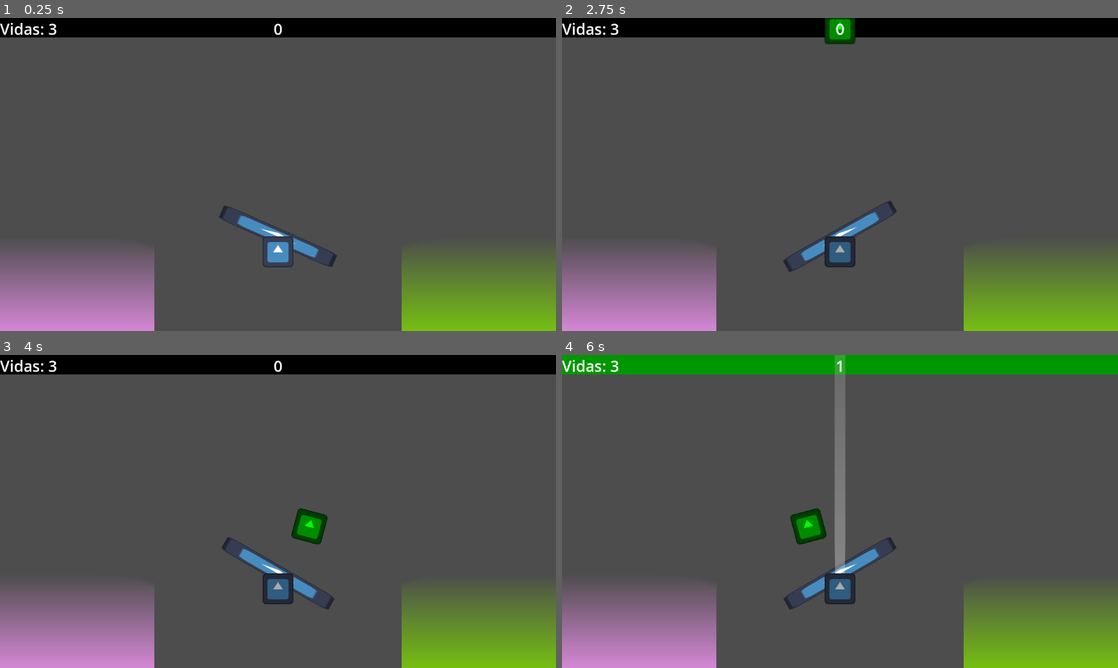
Above: before the commit, frames 1-4 (two rows, left to right).
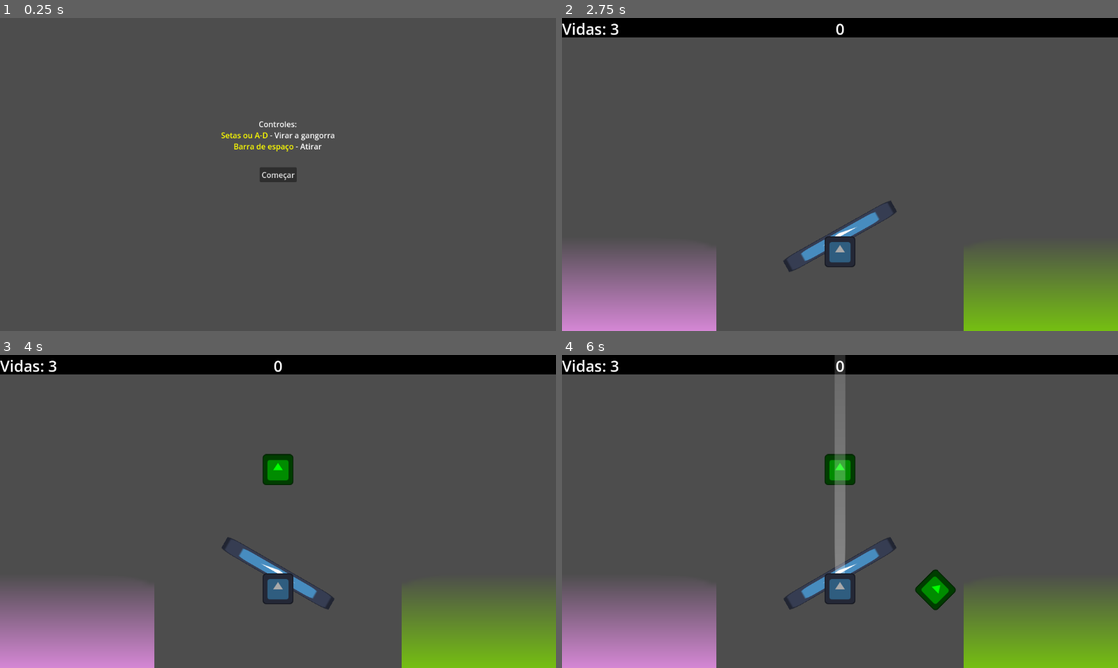
Above: after the commit, the same moments.

Repository: KettLovahr/RodizioKett
Game: Godot game, scene res://Scenes/main_menu.tscn
Two runs of this game, one before a commit and one after it. Both use one fixed random seed, a clock stepped at 60 frames per second and the inputs below. Before the commit the project starts from res://Scenes/main_scene.tscn. The engine's default icon, where the game draws it, is replaced by a stand-in: a white triangle on a blue panel in a dark square.
Inputs (mouse positions are in pixels of both pictures, inside the frame that each line leads up to):
- Up to frame 1 (0.25 s): no input
- Up to frame 2 (2.75 s): click (840, 174) at 0.5 s, where only the run after the commit has a clickable "Começar"; hold D (move_right) 1.28-2.03 s; tap Space (move_shoot) at 1.35, 2.1 s; tap Enter at 2 s; hold A (move_left) from 2.03 s (still down)
- Up to frame 3 (4 s): release A (move_left) at 2.78 s; hold D (move_right) from 2.78 s (still down); tap Space (move_shoot) at 2.85, 3.6 s
- Up to frame 4 (6 s): release D (move_right) at 4.28 s; hold A (move_left) from 4.28 s (still down); tap Space (move_shoot) at 4.35, 5.1, 5.85 s

The runs differ from the first frame. In frame 1, 21% of the frame differs, in the area x 0-100%, y 0-100%; in frame 2, 0.4%; in frame 3, 1.1%; in frame 4, 7.8%.

Commit message:
Main menu

Diff:
--- /dev/null
+++ b/Scenes/main_menu.gd
@@ -0,0 +1,5 @@
+extends Control
+
+
+func _on_button_pressed() -> void:
+	get_tree().change_scene_to_file("res://Scenes/main_scene.tscn")
--- /dev/null
+++ b/Scenes/main_menu.tscn
@@ -0,0 +1,48 @@
+[gd_scene load_steps=2 format=3 uid="uid://bsjm3ba23hdif"]
+
+[ext_resource type="Script" uid="uid://c7w00a0w33k5j" path="res://Scenes/main_menu.gd" id="1_28flt"]
+
+[node name="MainMenu" type="Control"]
+layout_mode = 3
+anchors_preset = 15
+anchor_right = 1.0
+anchor_bottom = 1.0
+grow_horizontal = 2
+grow_vertical = 2
+script = ExtResource("1_28flt")
+
+[node name="ControlInstructions" type="RichTextLabel" parent="."]
+layout_mode = 1
+anchors_preset = 8
+anchor_left = 0.5
+anchor_top = 0.5
+anchor_right = 0.5
+anchor_bottom = 0.5
+offset_left = -120.0
+offset_top = -116.0
+offset_right = 120.0
+offset_bottom = -28.0
+grow_horizontal = 2
+grow_vertical = 2
+bbcode_enabled = true
+text = "Controles:
+[color=yellow]Setas ou A-D[/color] - Virar a gangorra
+[color=yellow]Barra de espaço[/color] - Atirar"
+horizontal_alignment = 1
+
+[node name="Button" type="Button" parent="."]
+layout_mode = 1
+anchors_preset = 8
+anchor_left = 0.5
+anchor_top = 0.5
+anchor_right = 0.5
+anchor_bottom = 0.5
+offset_left = -38.5
+offset_top = -15.5
+offset_right = 38.5
+offset_bottom = 15.5
+grow_horizontal = 2
+grow_vertical = 2
+text = "Começar"
+
+[connection signal="pressed" from="Button" to="." method="_on_button_pressed"]
--- a/Scenes/main_scene.gd
+++ b/Scenes/main_scene.gd
@@ -32,7 +32,7 @@
 			if diff.score_requirement == v:
 				spawner.spawned_block_fall_speed = diff.fall_speed
 				spawner.spawn_delay = diff.spawn_timer
-				print("speed up!")
+				print("speed up! %s %s" % [diff.fall_speed, diff.spawn_timer])
 				break
 
 
--- a/project.godot
+++ b/project.godot
@@ -11,7 +11,7 @@
 [application]
 
 config/name="RodizioKett"
-run/main_scene="uid://c0llhjtw2hpub"
+run/main_scene="uid://bsjm3ba23hdif"
 config/features=PackedStringArray("4.4", "GL Compatibility")
 config/icon="res://icon.svg"
 
Not shown, added: Scenes/main_menu.gd.uid
